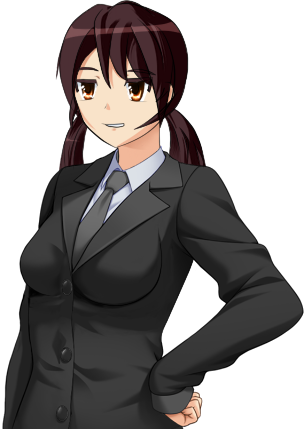
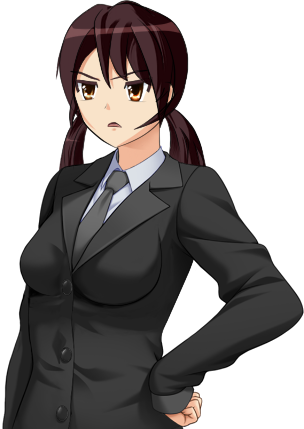
Comparing the layer stacks of the two w=304, h=429 images. Changes:
showed group "angled3" (1st of 2, in "eyebrows") (2 layers) over [left=70, top=69, right=149, bottom=82]
hid group "neutral2" (1st of 2, in "eyebrows") (2 layers) over [left=73, top=66, right=156, bottom=76]
showed group "serious2" (1st of 4, in "mouths") (7 layers) over [left=106, top=121, right=123, bottom=128]
hid group "grin" (1st of 2, in "mouths") (2 layers) over [left=101, top=123, right=125, bottom=128]
hid group "genericB" (2 layers) over [left=94, top=74, right=130, bottom=80]
showed group "genericA" (2 layers) over [left=94, top=76, right=130, bottom=82]
hid group "nonplussed" (1st of 2, in "eyes") (9 layers) over [left=74, top=76, right=153, bottom=103]
showed group "upset" (2nd of 2, in "eyes") (7 layers) over [left=70, top=66, right=156, bottom=128]
showed "Layer34" over [left=76, top=78, right=150, bottom=96]
